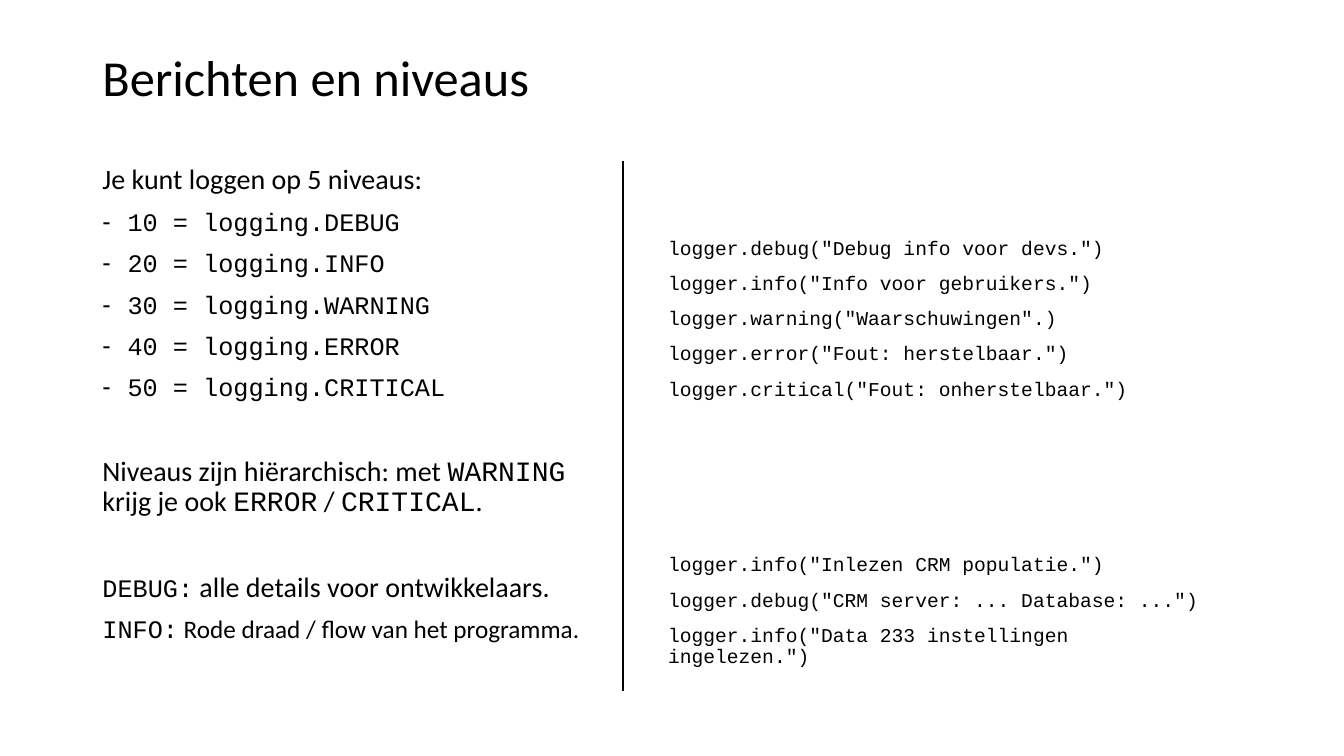
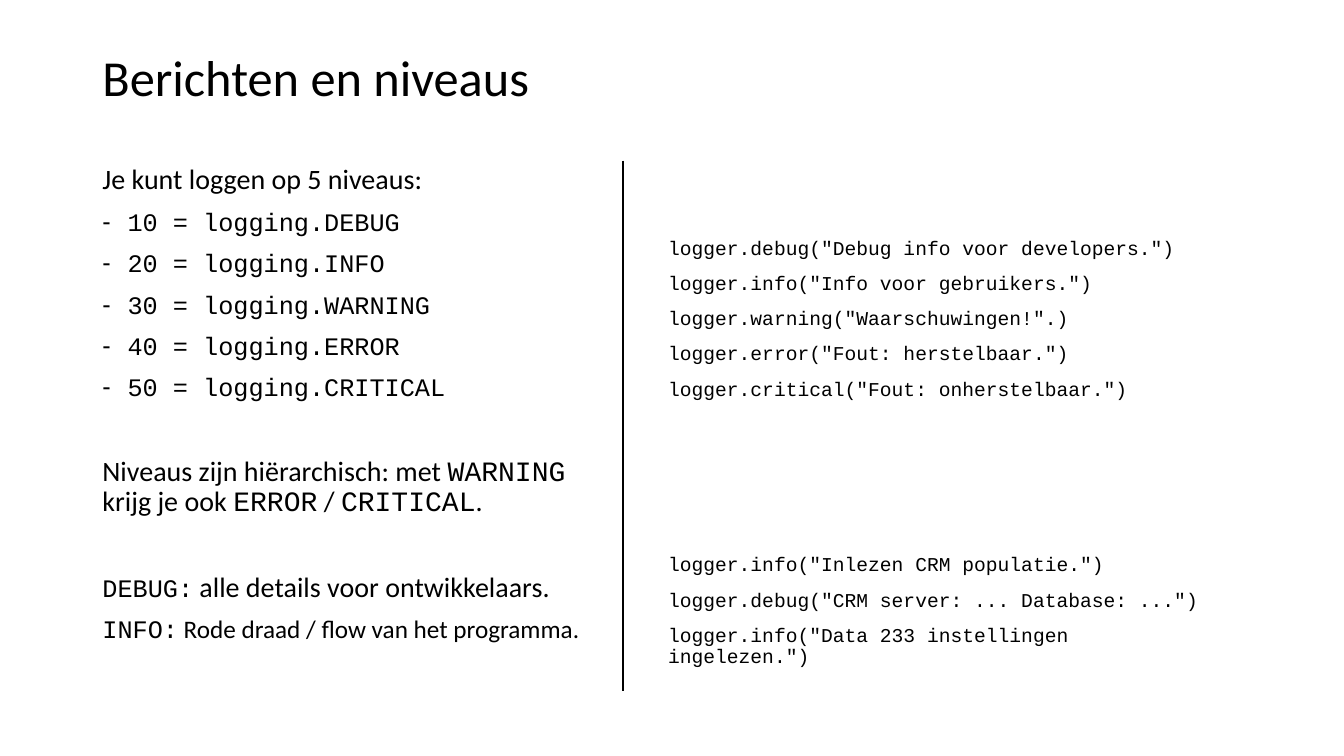
Before and after one commit to LFKoning/knowledge-sharing, a slide deck: slide 13 of python_engineers/part_2/python_data_engineers_2.pptx. Drawn at 1344x756 pixels with LibreOffice and Linux fonts; fonts in the diff are those of the drawing. Boxes give left, top, right and bottom in pixels: in the first picture for what was removed or moved away, otherwise in the second. Text is boxed around its words. In the diff, an @@ line names an element or a change of style, - is before the commit and + after.

```diff
--- a/python_engineers/part_2/python_data_engineers_2.pptx
+++ b/python_engineers/part_2/python_data_engineers_2.pptx
@@ text at box(668, 241, 1174, 259): text changed @@
-logger.debug("Debug info voor devs.")
+logger.debug("Debug info voor developers.")
@@ text at box(668, 311, 1068, 329): text changed @@
-logger.warning("Waarschuwingen".)
+logger.warning("Waarschuwingen!".)
```
Also in this commit, not shown: 13 other slides changed, 1 slide added, 5 other files.
